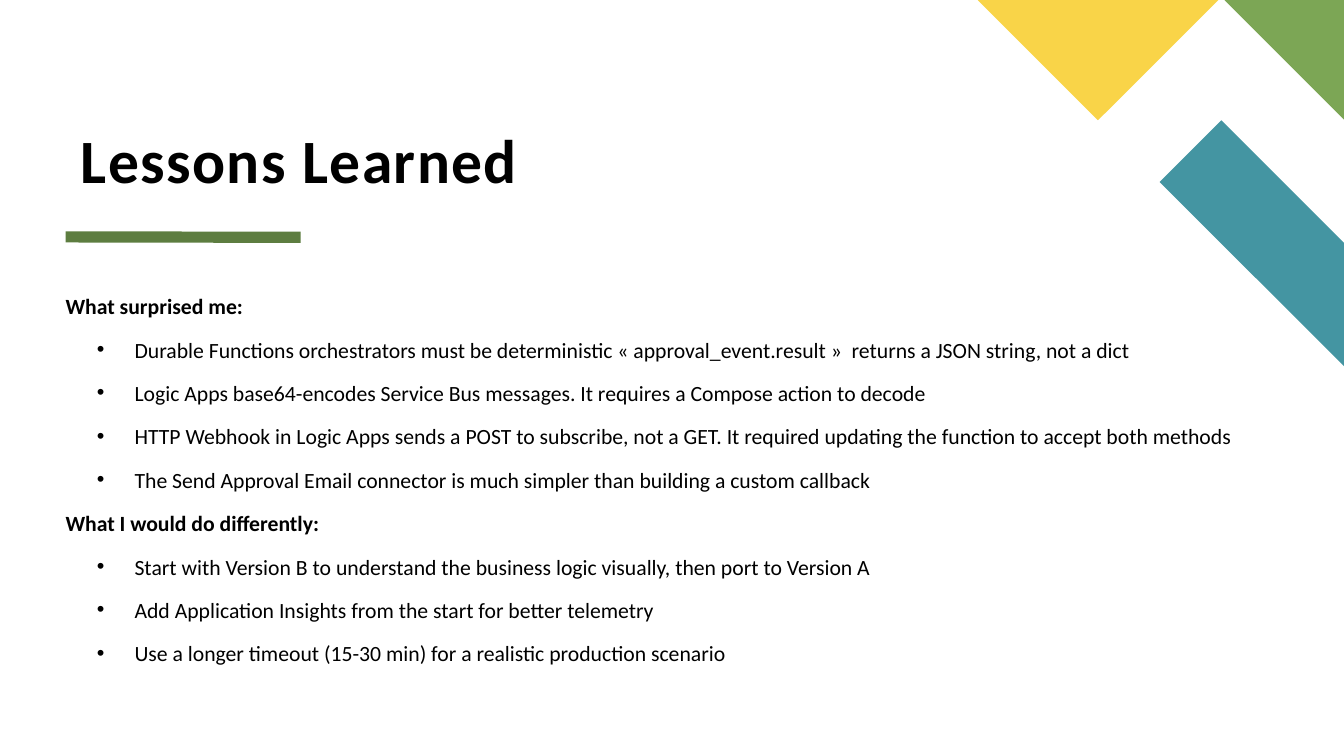
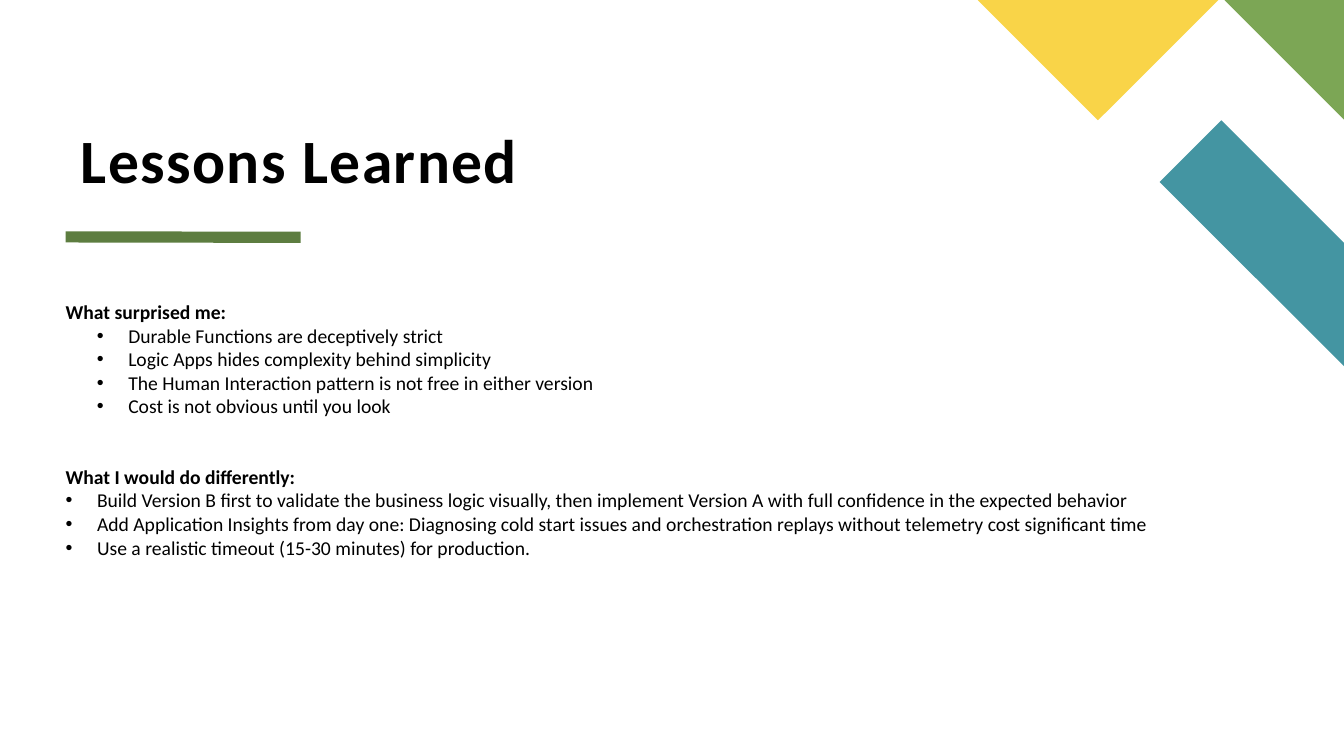
Before and after one commit to boud0217/CST8917-FINALPROJECT, a slide deck: slide 7 of presentation/slides.pptx. Drawn at 1344x756 pixels with LibreOffice and Linux fonts; fonts in the diff are those of the drawing. Boxes give left, top, right and bottom in pixels: in the first picture for what was removed or moved away, otherwise in the second. Text is boxed around its words. In the diff, an @@ line names an element or a change of style, - is before the commit and + after.

```diff
--- a/presentation/slides.pptx
+++ b/presentation/slides.pptx
@@ text at bbox=[66, 305, 295, 487]: size 15.5 to 14 pt in "What surprised me:", "What I would do differently:"; line spacing 0.7 to 1; less space between paragraphs @@
@@ text at bbox=[128, 329, 593, 416]: text changed; size 15.5 to 14 pt @@
-  • Durable Functions orchestrators must be deterministic « approval_event.result » returns a JSON string, not a dict
-  • Logic Apps base64-encodes Service Bus messages. It requires a Compose action to decode
-  • HTTP Webhook in Logic Apps sends a POST to subscribe, not a GET. It required updating the function to accept both methods
-  • The Send Approval Email connector is much simpler than building a custom callback
+  • Durable Functions are deceptively strict
+  • Logic Apps hides complexity behind simplicity
+  • The Human Interaction pattern is not free in either version
+  • Cost is not obvious until you look
@@ text at bbox=[97, 493, 1146, 558]: text changed; size 15.5 to 14 pt @@
-  • Start with Version B to understand the business logic visually, then port to Version A
-  • Add Application Insights from the start for better telemetry
-  • Use a longer timeout (15-30 min) for a realistic production scenario
+• Build Version B first to validate the business logic visually, then implement Version A with full confidence in the expected behavior
+• Add Application Insights from day one: Diagnosing cold start issues and orchestration replays without telemetry cost significant time
+• Use a realistic timeout (15-30 minutes) for production.
```
Also in this commit, not shown: 2 other slides changed, 2 other files.
